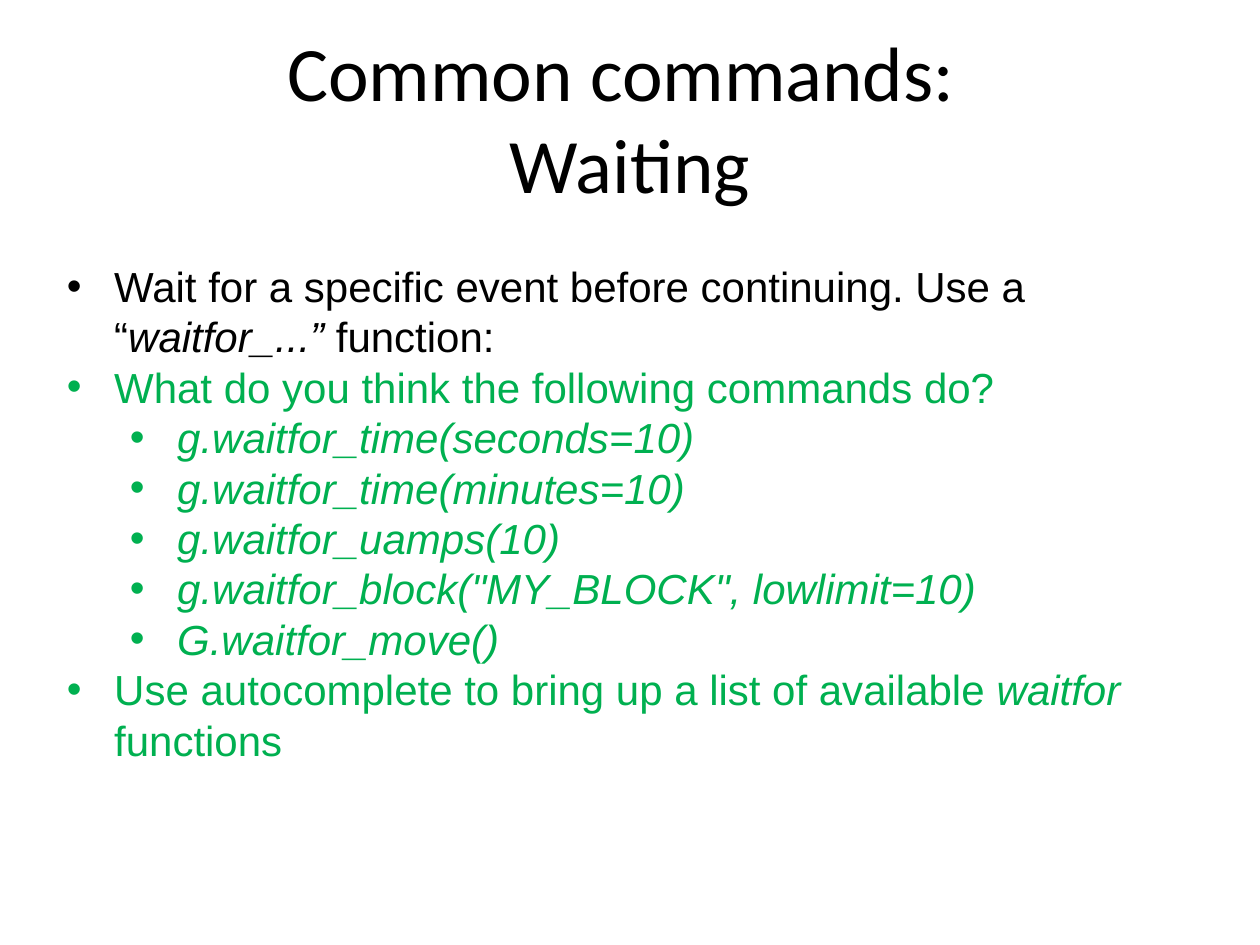
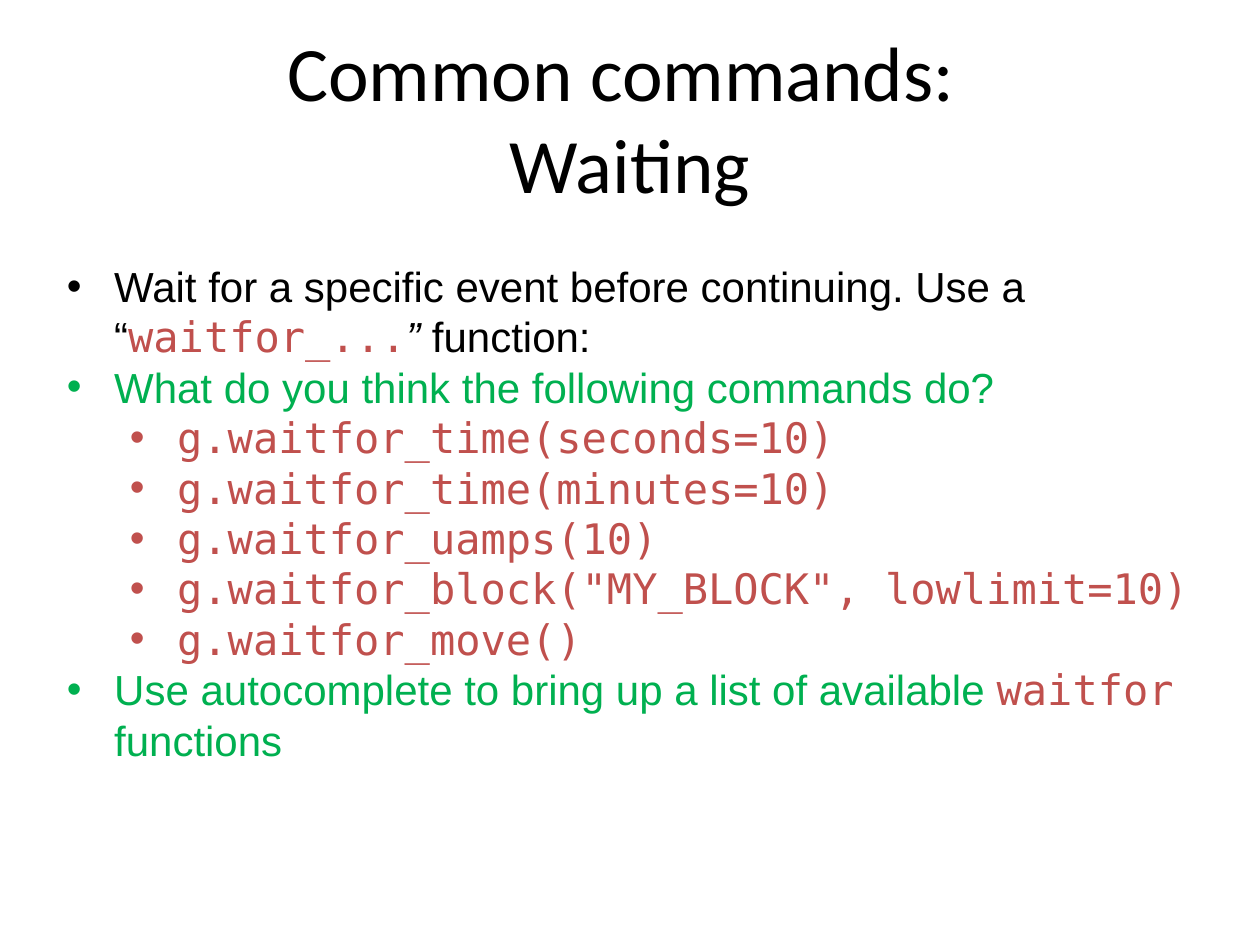
Before and after one commit to ISISComputingGroup/ibex_user_manual, a slide deck: slide 8 of genie_python_and_ibex/genie_python_and_ibex.pptx (slide 9 before the commit). Drawn at 1260x945 pixels with LibreOffice and Linux fonts; fonts in the diff are those of the drawing; background and template pictures are left out. Boxes give left, top, right and bottom in pixels: in the first picture for what was removed or moved away, otherwise in the second. Text is boxed around its words. In the diff, an @@ line names an element or a change of style, - is before the commit and + after.

Commit message:
Add text formatting to PPT to make it clearer

```diff
--- a/genie_python_and_ibex/genie_python_and_ibex.pptx
+++ b/genie_python_and_ibex/genie_python_and_ibex.pptx
@@ text at [114,271,1188,757]: font Arial to DejaVu Sans Mono, italic off in "“waitfor_...”", "g.waitfor_time(seconds=10)", "g.waitfor_time(minutes=10)", "g.waitfor_uamps(10)" and 2 more places; text colour #000000 to #C0504D in "“waitfor_...”"; text colour #00B050 to #C0504D in "g.waitfor_time(seconds=10)", "g.waitfor_time(minutes=10)", "g.waitfor_uamps(10)", "g.waitfor_block("MY_BLOCK", lowlimit=10)" and 1 more places @@
@@ text at [177,623,582,664]: text changed; font Arial to DejaVu Sans Mono; text colour #00B050 to #C0504D; italic off @@
-  • G.waitfor_move()
+  • g.waitfor_move()
```
Also in this commit, not shown: 14 other slides changed, 1 slide removed.
